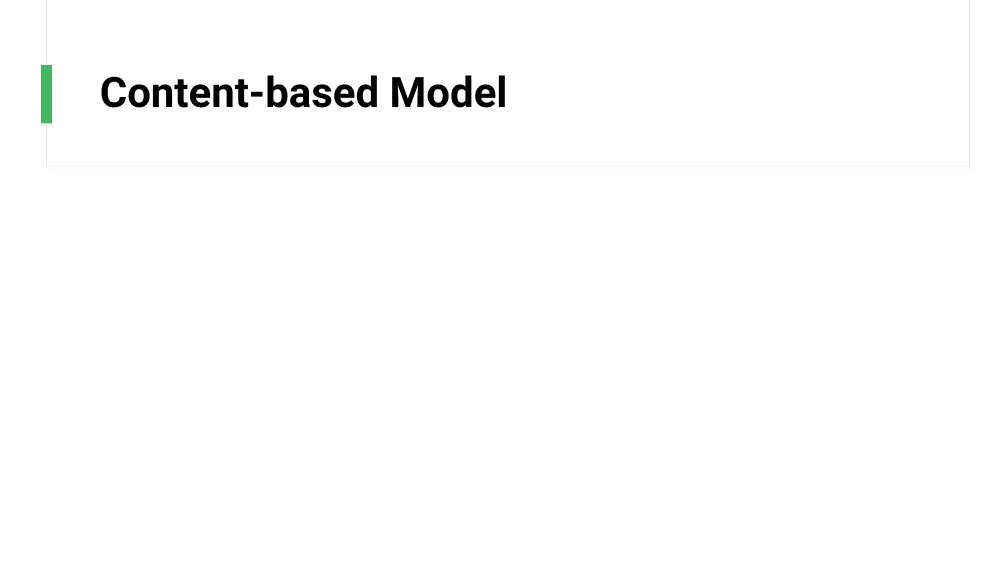
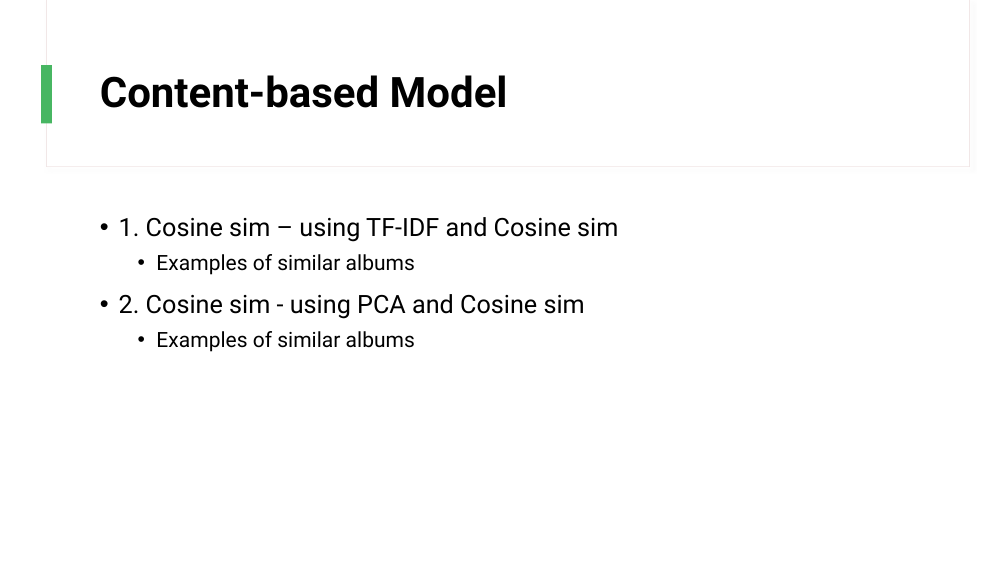
Before and after one commit to chan-chris/Metis_proj5, a slide deck: slide 8 of presentations/jazz_recs.pptx (slide 6 before the commit). Drawn at 1008x567 pixels with LibreOffice and Linux fonts; fonts in the diff are those of the drawing. Boxes give left, top, right and bottom in pixels: in the first picture for what was removed or moved away, otherwise in the second. Text is boxed around its words. In the diff, an @@ line names an element or a change of style, - is before the commit and + after.

```diff
--- a/presentations/jazz_recs.pptx
+++ b/presentations/jazz_recs.pptx
@@ text added at (x1=119, y1=217, x2=618, y2=352), 24 pt, text #000000 @@
+• 1. Cosine sim – using TF-IDF and Cosine sim
+  • Examples of similar albums
+• 2. Cosine sim - using PCA and Cosine sim
+  • Examples of similar albums
```
Also in this commit, not shown: 3 other slides changed, 6 slides added, 2 slides removed, 11 other files.
